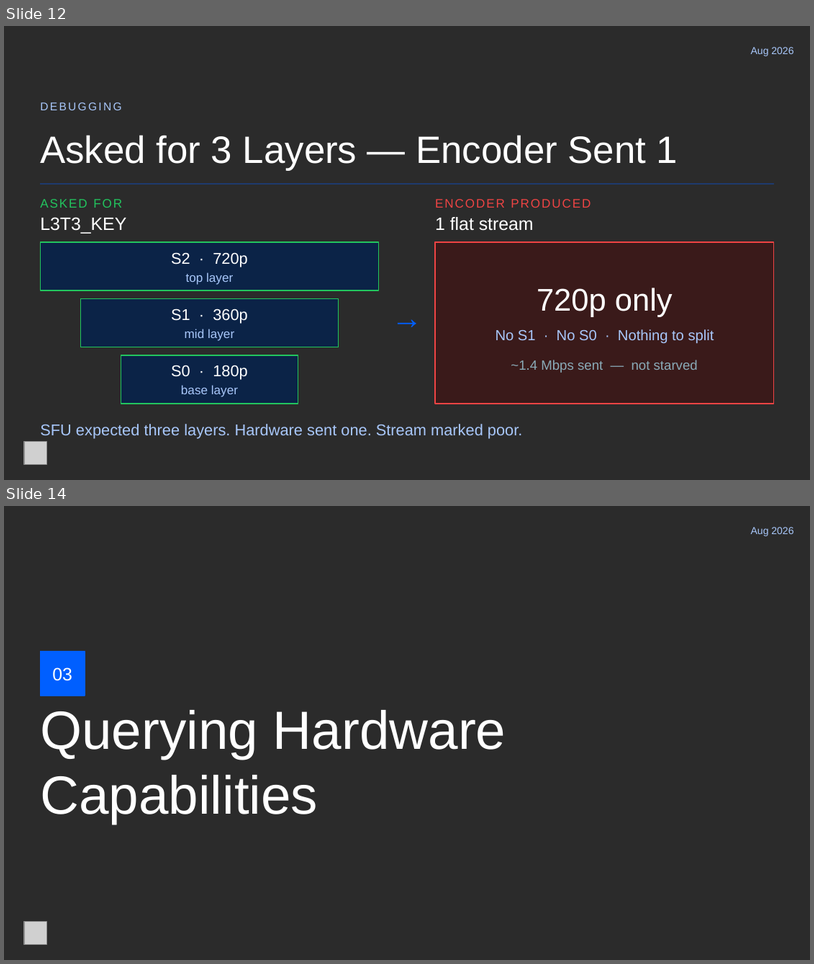
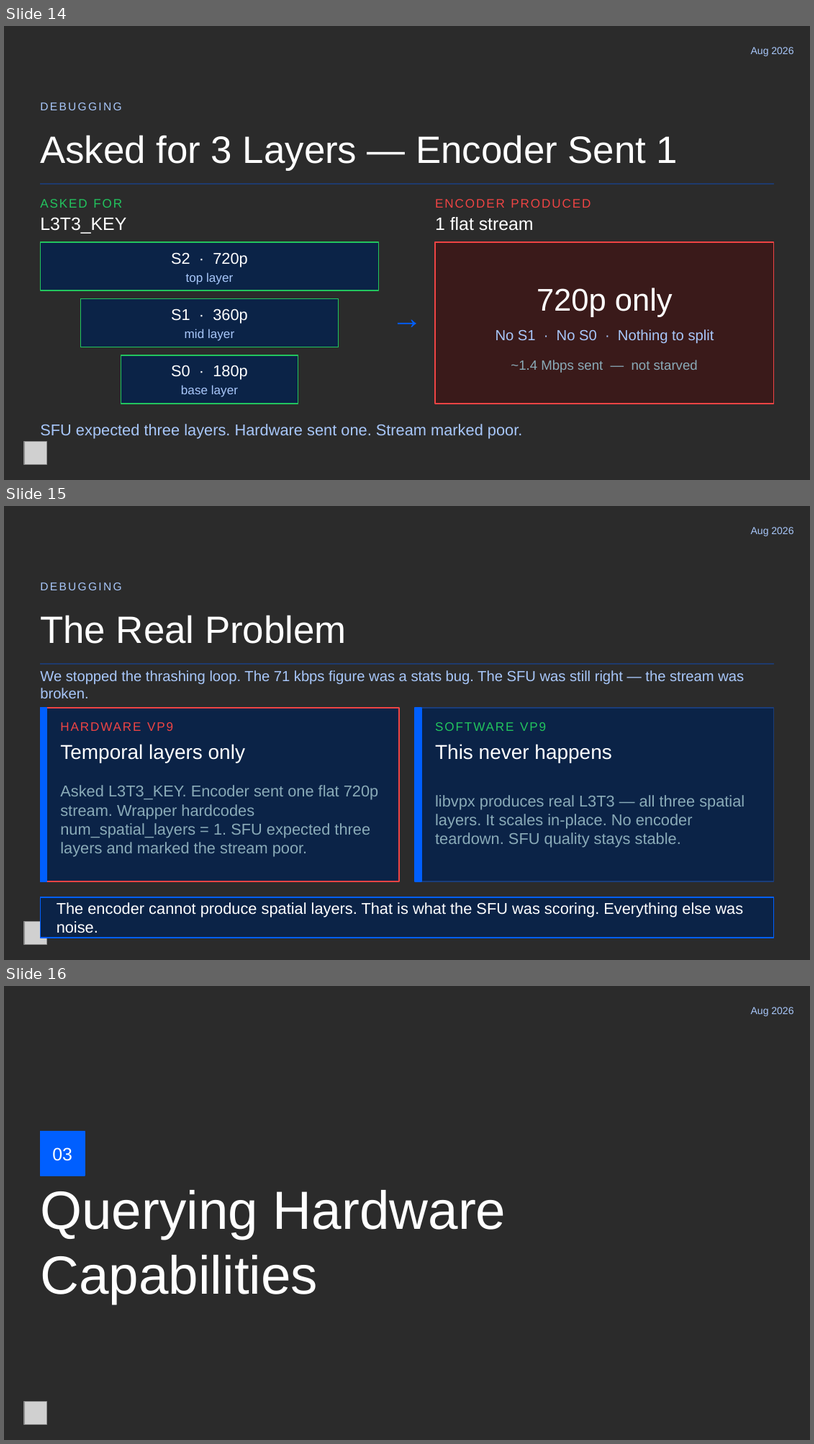
Before and after one commit to GetStream/stream-video-android, a slide deck: docs/talks/SVC_on_Android_Debugged_RTC_ON_2026.pptx. Shown one above the other, each under a label of ours: slides 12 and 14 before the commit, slides 14, 15 and 16 after it; the slides between them are not shown. The pictures are 814x964 and 814x1444 pixels, drawn with LibreOffice and Linux fonts; fonts in the diff are those of the drawing; grey boxes stand for pictures; background and template pictures are left out; a plain dark background stands for a picture behind light text. Boxes give left, top, right and bottom in pixels: in the first picture for what was removed or moved away, otherwise in the second. Text is boxed around its words. In the diff, an @@ line names an element or a change of style, - is before the commit and + after.

```diff
--- a/docs/talks/SVC_on_Android_Debugged_RTC_ON_2026.pptx
+++ b/docs/talks/SVC_on_Android_Debugged_RTC_ON_2026.pptx
@@ slide 15 added at [4, 506, 810, 960], background picture (left out) @@
@@ text added at [751, 527, 794, 536], 9 pt, text #A8C7FA @@
+Aug 2026
@@ text added at [40, 582, 121, 590], 10 pt, text #A8C7FA @@
+DEBUGGING
@@ text added at [40, 615, 347, 644], 34 pt, text #FFFFFF @@
+The Real Problem
@@ rectangle added at [40, 663, 774, 664], fill #1E3A6E, outline #1E3A6E 1 pt @@
@@ text added at [40, 670, 744, 698], 13 pt, text #A8C7FA @@
+We stopped the thrashing loop. The 71 kbps figure was a stats bug. The SFU was still right — the stream was broken.
@@ rectangle added at [40, 708, 399, 881], fill #0B2347, outline #EF4444 1 pt @@
@@ rectangle added at [40, 708, 46, 881], fill #005FFF, outline #005FFF 1 pt @@
@@ text added at [60, 717, 383, 735], 11 pt, text #EF4444 @@
+HARDWARE VP9
@@ rectangle added at [415, 708, 774, 881], fill #0B2347, outline #1A3D7A 1 pt @@
@@ rectangle added at [415, 708, 422, 881], fill #005FFF, outline #005FFF 1 pt @@
@@ text added at [435, 717, 758, 735], 11 pt, text #22C55E @@
+SOFTWARE VP9
@@ text added at [60, 744, 245, 762], 18 pt, text #FFFFFF @@
+Temporal layers only
@@ text added at [435, 744, 612, 762], 18 pt, text #FFFFFF @@
+This never happens
@@ text added at [60, 785, 378, 857], 14 pt, text #8AABB8 @@
+Asked L3T3_KEY. Encoder sent one flat 720p stream. Wrapper hardcodes num_spatial_layers = 1. SFU expected three layers and marked the stream poor.
@@ text added at [435, 795, 745, 847], 14 pt, text #8AABB8 @@
+libvpx produces real L3T3 — all three spatial layers. It scales in-place. No encoder teardown. SFU quality stays stable.
@@ rectangle added at [40, 897, 774, 937], fill #0B2347, outline #005FFF 1 pt @@
@@ text added at [57, 902, 744, 933], 14 pt, text #FFFFFF @@
+The encoder cannot produce spatial layers. That is what the SFU was scoring. Everything else was noise.
@@ picture added at [24, 921, 46, 944] @@
@@ what was slide 12 is now slide 14 @@
@@ what was slide 14 is now slide 16 @@
```
Also in this commit, not shown: 2 slides changed, 2 other slides added, 1 slide removed, 1 other file.
